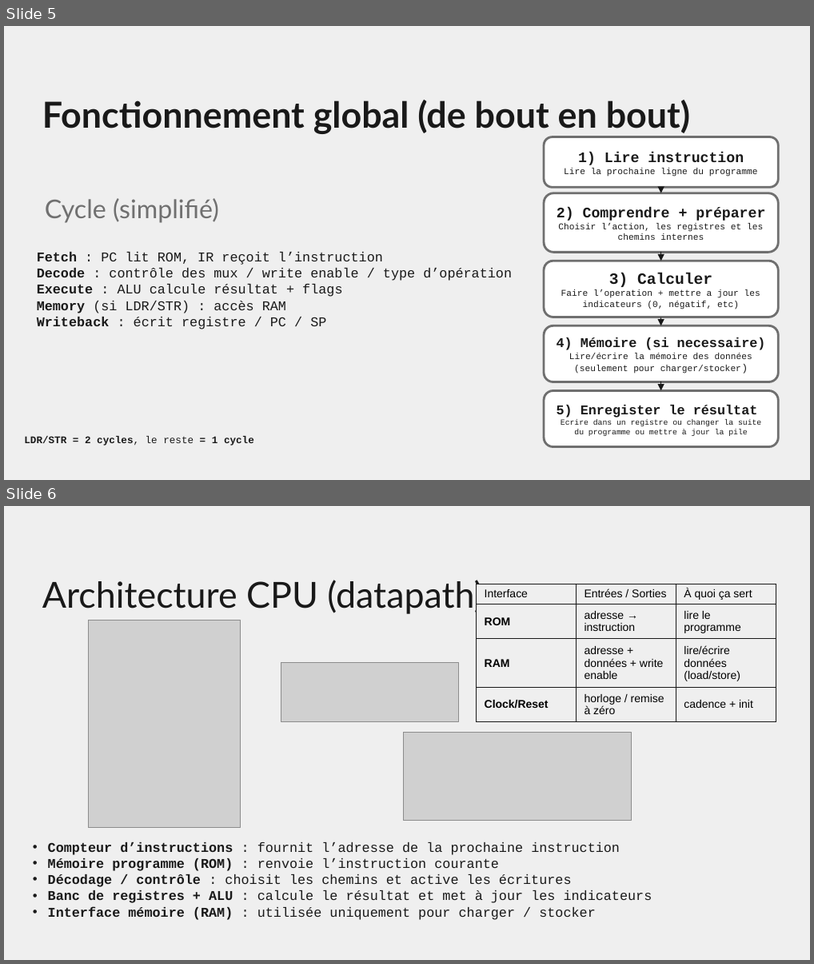
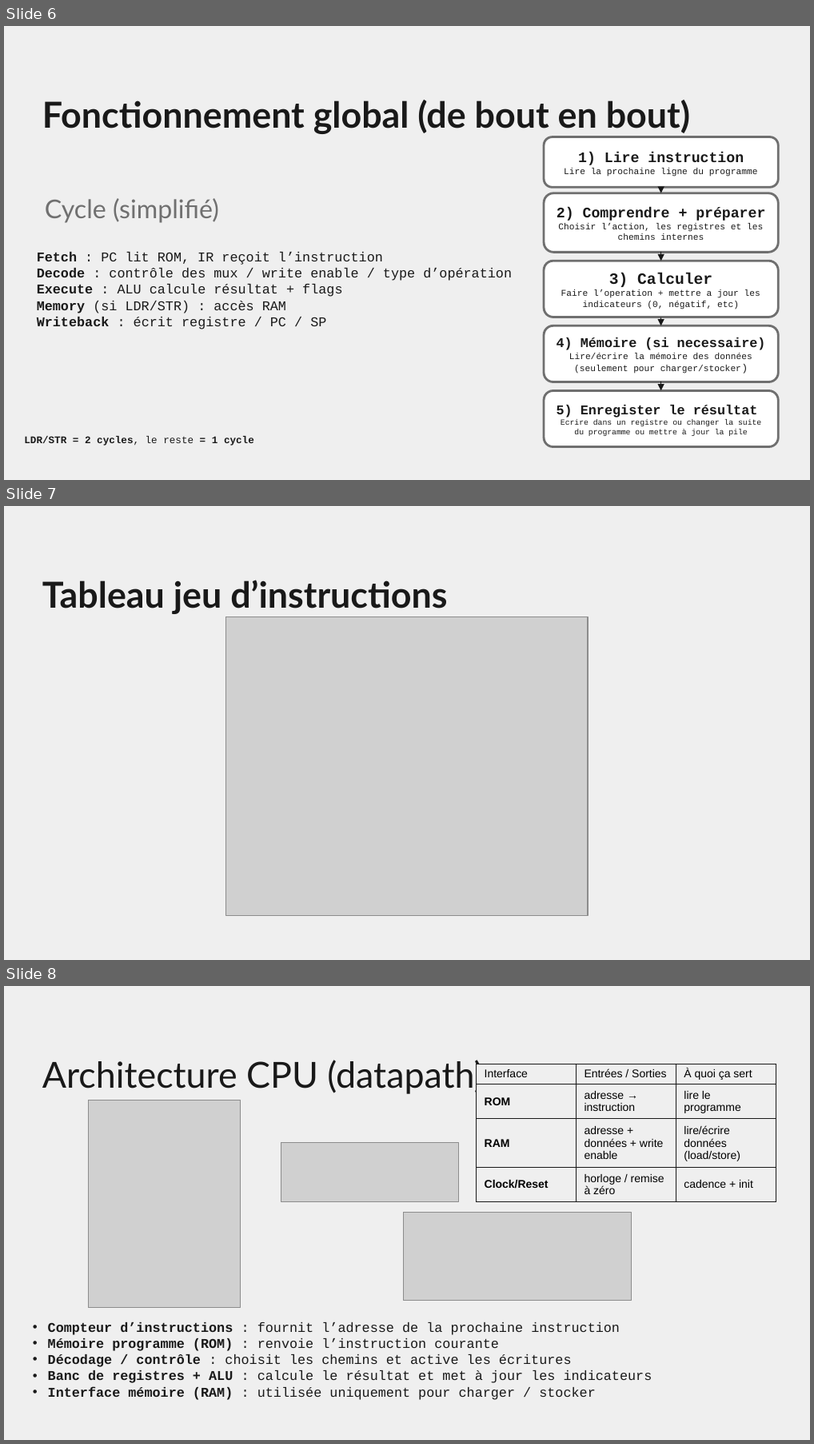
Before and after one commit to Eliotsk-hub/PARM, a slide deck: SoutenancePARM.pptx. Shown one above the other, each under a label of ours: slides 5 and 6 before the commit, slides 6, 7 and 8 after it. The pictures are 814x964 and 814x1444 pixels, drawn with LibreOffice and Linux fonts; fonts in the diff are those of the drawing; grey boxes stand for pictures; background and template pictures are left out. Boxes give left, top, right and bottom in pixels: in the first picture for what was removed or moved away, otherwise in the second. Text is boxed around its words. In the diff, an @@ line names an element or a change of style, - is before the commit and + after.

```diff
--- a/SoutenancePARM.pptx
+++ b/SoutenancePARM.pptx
@@ slide 7 added at bbox=[4, 506, 810, 960], background picture (left out) @@
@@ title added at bbox=[42, 580, 447, 614], 32 pt, text #191919, bold @@
+Tableau jeu d’instructions
@@ picture added at bbox=[226, 617, 589, 916] @@
@@ what was slide 5 is now slide 6 @@
@@ what was slide 6 is now slide 8 @@
```
Also in this commit, not shown: 2 slides changed, 2 other slides added.
